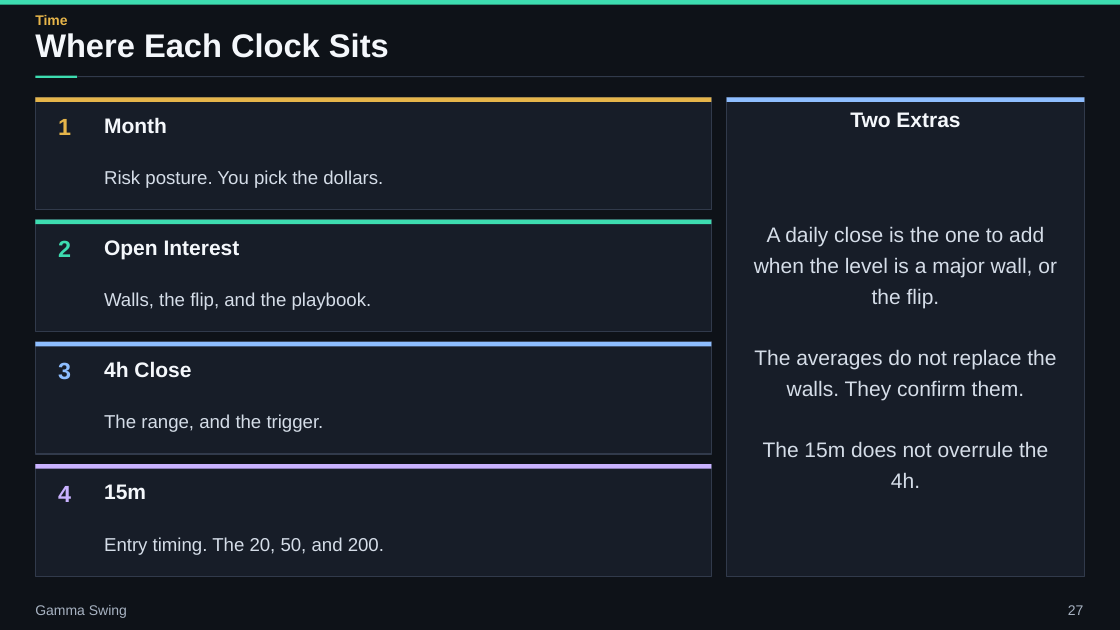
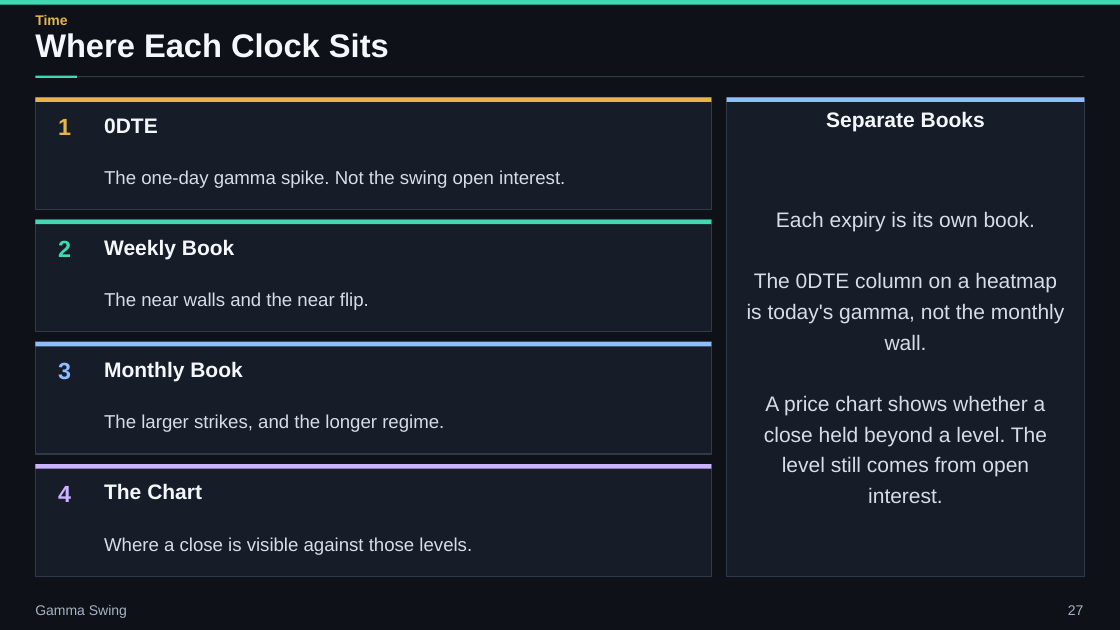
Before and after one commit to ArazMedia/Planner-Brain, a slide deck: slide 27 of decks/gamma-swing/gamma_swing.pptx. Drawn at 1120x630 pixels with LibreOffice and Linux fonts; fonts in the diff are those of the drawing. Boxes give left, top, right and bottom in pixels: in the first picture for what was removed or moved away, otherwise in the second. Text is boxed around its words. In the diff, an @@ line names an element or a change of style, - is before the commit and + after.

```diff
--- a/decks/gamma-swing/gamma_swing.pptx
+++ b/decks/gamma-swing/gamma_swing.pptx
@@ text at (104,118,158,133): text changed @@
-Month
+0DTE
@@ text at (826,111,985,131): text changed @@
-Two Extras
+Separate Books
@@ text at (104,170,565,188): text changed @@
-Risk posture. You pick the dollars.
+The one-day gamma spike. Not the swing open interest.
@@ text at (104,239,234,259): text changed @@
-Open Interest
+Weekly Book
@@ text at (747,211,1065,503): text changed @@
-A daily close is the one to add when the level is a major wall, or the flip.
-The averages do not replace the walls. They confirm them.
-The 15m does not overrule the 4h.
+Each expiry is its own book.
+The 0DTE column on a heatmap is today's gamma, not the monthly wall.
+A price chart shows whether a close held beyond a level. The level still comes from open interest.
@@ text at (104,292,369,310): text changed @@
-Walls, the flip, and the playbook.
+The near walls and the near flip.
@@ text at (104,361,242,382): text changed @@
-4h Close
+Monthly Book
@@ text at (104,414,444,432): text changed @@
-The range, and the trigger.
+The larger strikes, and the longer regime.
@@ text at (104,483,202,500): text changed @@
-15m
+The Chart
@@ text at (104,537,472,555): text changed @@
-Entry timing. The 20, 50, and 200.
+Where a close is visible against those levels.
```
Also in this commit, not shown: 33 other slides changed, 12 slides added, 12 slides removed, 47 other files.
